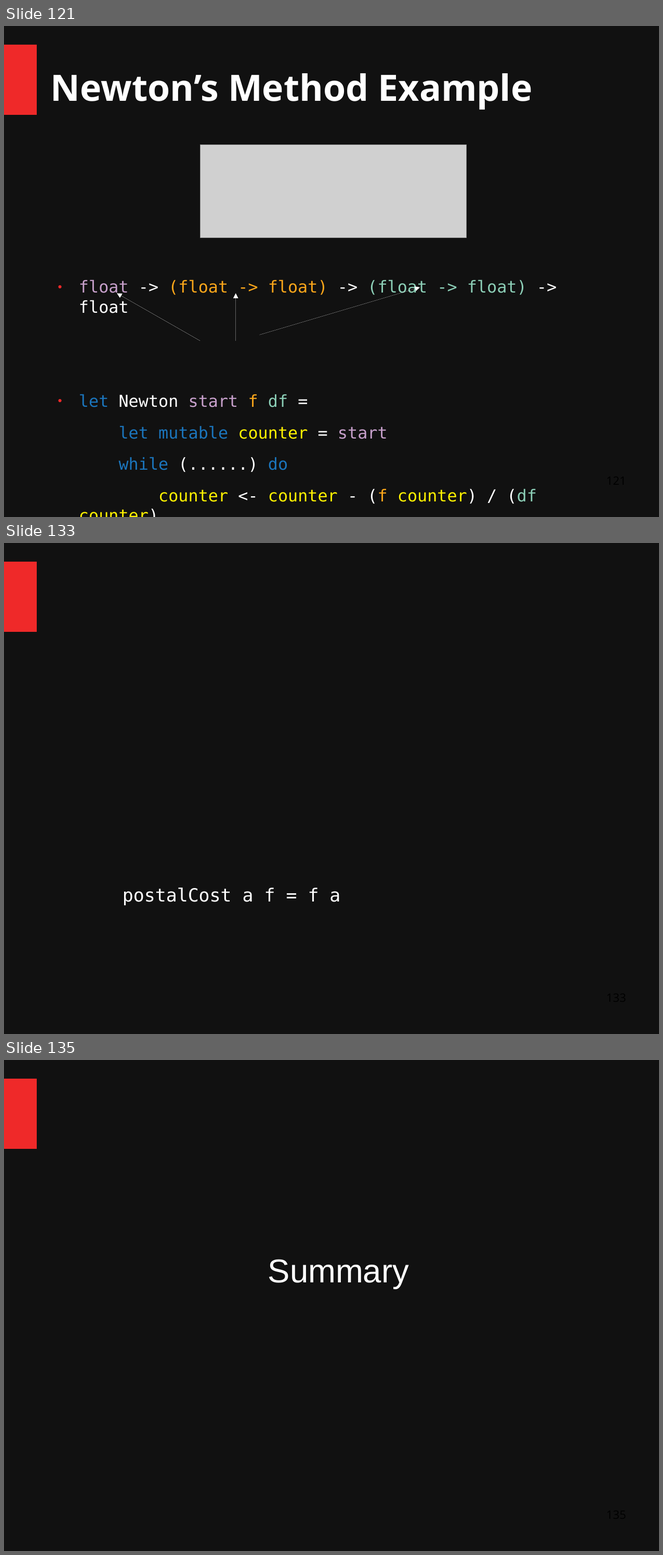
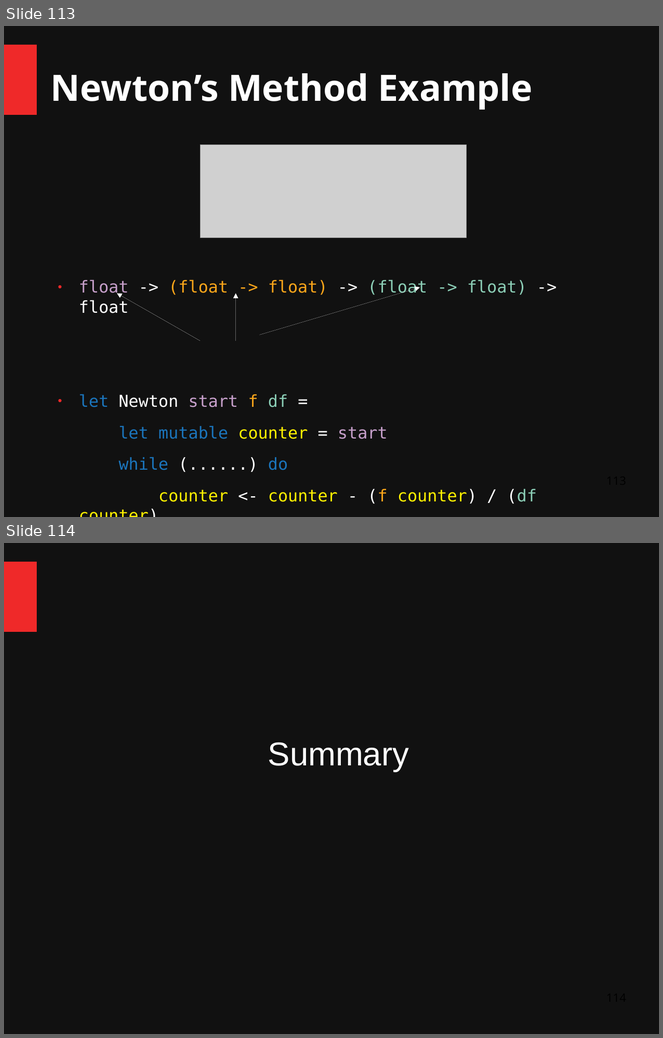
Before and after one commit to ChangHaiBin/FSharpPowerPoint, a slide deck: FSharp Talk Dark3.odp. Shown one above the other, each under a label of ours: slides 121, 133 and 135 before the commit, slides 113 and 114 after it; the slides between them are not shown. The pictures are 663x1555 and 663x1038 pixels, drawn with LibreOffice and Linux fonts; fonts in the diff are those of the drawing; grey boxes stand for pictures. Boxes give left, top, right and bottom in pixels: in the first picture for what was removed or moved away, otherwise in the second. Text is boxed around its words. In the diff, an @@ line names an element or a change of style, - is before the commit and + after.

```diff
--- a/FSharp Talk Dark3.odp
+++ b/FSharp Talk Dark3.odp
@@ slide 133 removed at (4,543,659,1034), background #111111; not listed: 1 template element that a slide beside it also shows @@
@@ text removed at (123,888,340,906) @@
-postalCost a f = f a
@@ what was slide 121 is now slide 113 @@
@@ what was slide 135 is now slide 114 @@
```
Also in this commit, not shown: 20 other slides removed, 1 other file.
